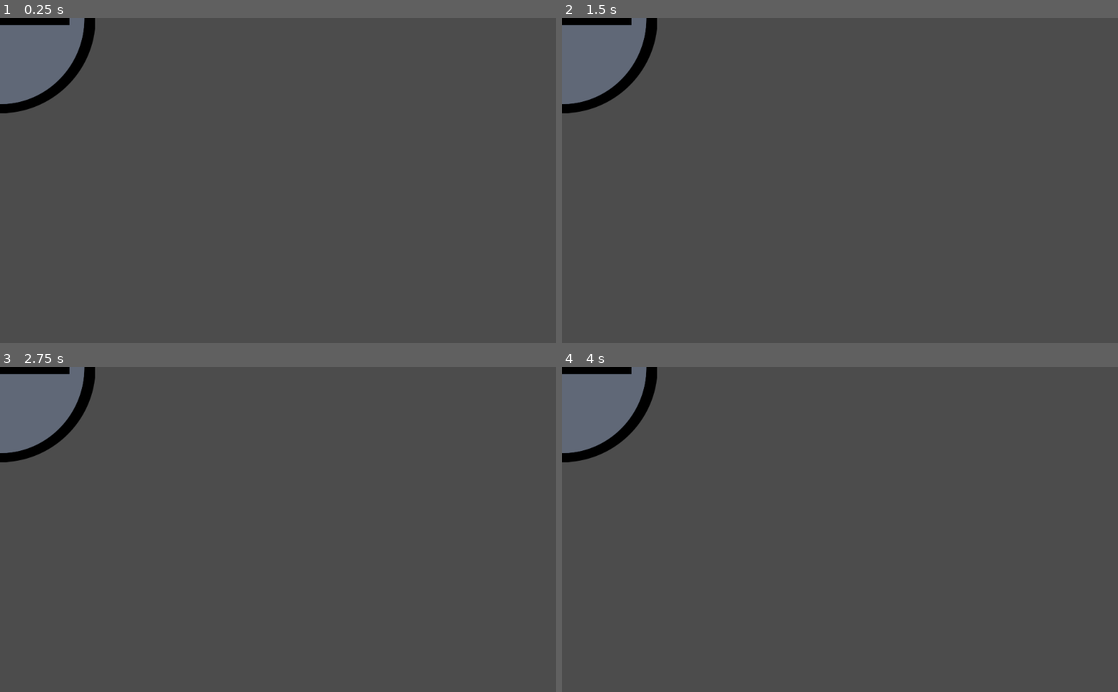
Above: before the commit, frames 1-4 (two rows, left to right).
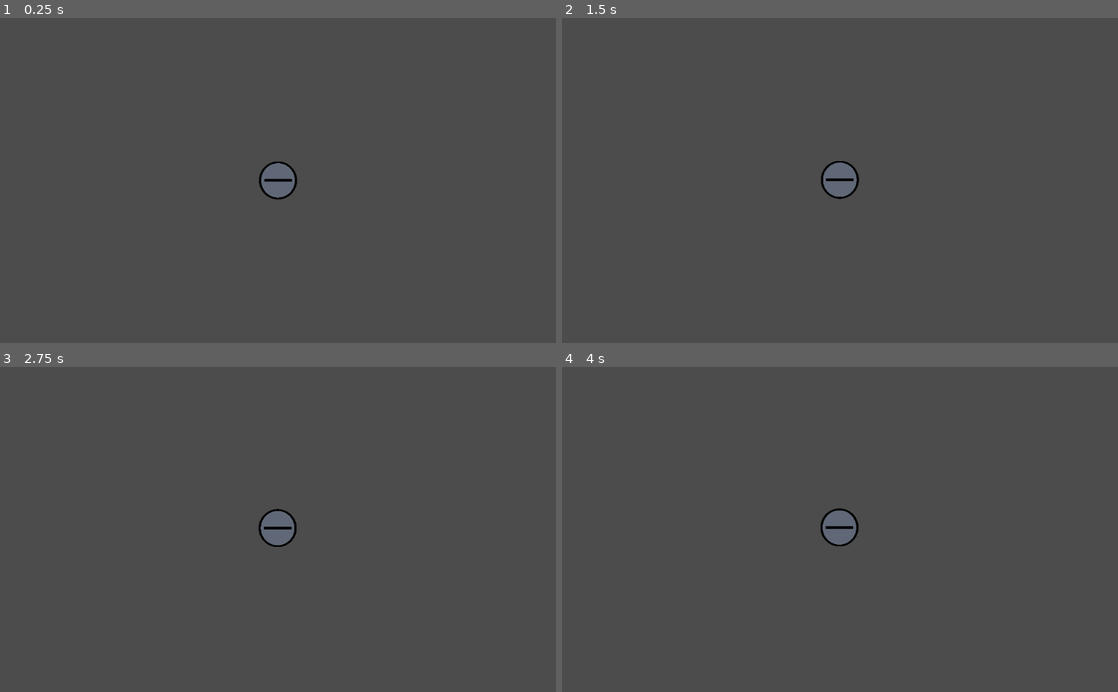
Above: after the commit, the same moments.

Repository: Nebulean/Electro-Pong
Game: Godot game, scene res://Scenes/Ball.tscn
Same seed, same stepped clock (60 frames per second), same inputs: the game is played once before the commit and once after it. The project has no main scene, so this scene is started directly.
Inputs:
- Up to frame 1 (0.25 s): no input
- Up to frame 2 (1.5 s): tap Enter at 0.5 s; tap Space at 1.25 s
- Up to frame 3 (2.75 s): tap Enter at 2 s
- Up to frame 4 (4 s): tap Space at 2.75 s

The runs differ from the first frame. In frame 1, 4.5% of the frame differs, in the area x 0-54%, y 0-56%; in frame 2, 4.6%; in frame 3, 4.6%; in frame 4, 4.6%.

Commit message:
The ball moves now !!

Diff:
--- a/game/Scenes/Ball.tscn
+++ b/game/Scenes/Ball.tscn
@@ -27,12 +27,13 @@
 "_edit_lock_": true
 }
 
-[node name="Sprit" type="AnimatedSprite" parent="."]
-scale = Vector2( 0.5, 0.5 )
+[node name="Sprite" type="AnimatedSprite" parent="."]
+scale = Vector2( 0.1, 0.1 )
 frames = SubResource( 1 )
 animation = "negative"
 
-[node name="Collison" type="CollisionShape2D" parent="."]
+[node name="Collision" type="CollisionShape2D" parent="."]
+scale = Vector2( 0.2, 0.2 )
 shape = SubResource( 2 )
 
 [node name="Position2D" type="Position2D" parent="."]
--- a/game/Scenes/Player.tscn
+++ b/game/Scenes/Player.tscn
@@ -37,10 +37,11 @@
 "_edit_lock_": true
 }
 
-[node name="AnimatedSprite" type="AnimatedSprite" parent="."]
-scale = Vector2( 0.5, 0.5 )
+[node name="Sprite" type="AnimatedSprite" parent="."]
+scale = Vector2( 0.125, 0.125 )
 frames = SubResource( 1 )
 animation = "player1"
 
-[node name="CollisionShape2D" type="CollisionShape2D" parent="."]
+[node name="Collision" type="CollisionShape2D" parent="."]
+scale = Vector2( 0.25, 0.25 )
 shape = SubResource( 2 )
--- a/game/Scripts/Ball.gd
+++ b/game/Scripts/Ball.gd
@@ -1,5 +1,7 @@
 extends Area2D
 
+var velocity
+var screen_size
 # Declare member variables here. Examples:
 # var a = 2
 # var b = "text"
@@ -7,9 +9,14 @@
 
 # Called when the node enters the scene tree for the first time.
 func _ready():
-	pass # Replace with function body.
+	screen_size = get_viewport_rect().size
+	position = Vector2(screen_size.x / 2, screen_size.y / 2)
+	velocity = Vector2(1, 0)
+	var direction = rand_range(-PI, PI)
+	velocity = velocity.rotated(direction)
+
 
 
 # Called every frame. 'delta' is the elapsed time since the previous frame.
-#func _process(delta):
-#	pass
+func _process(delta):
+	position = position + velocity * delta
Not shown, added: game/Assets/Sprites/land.png.import
